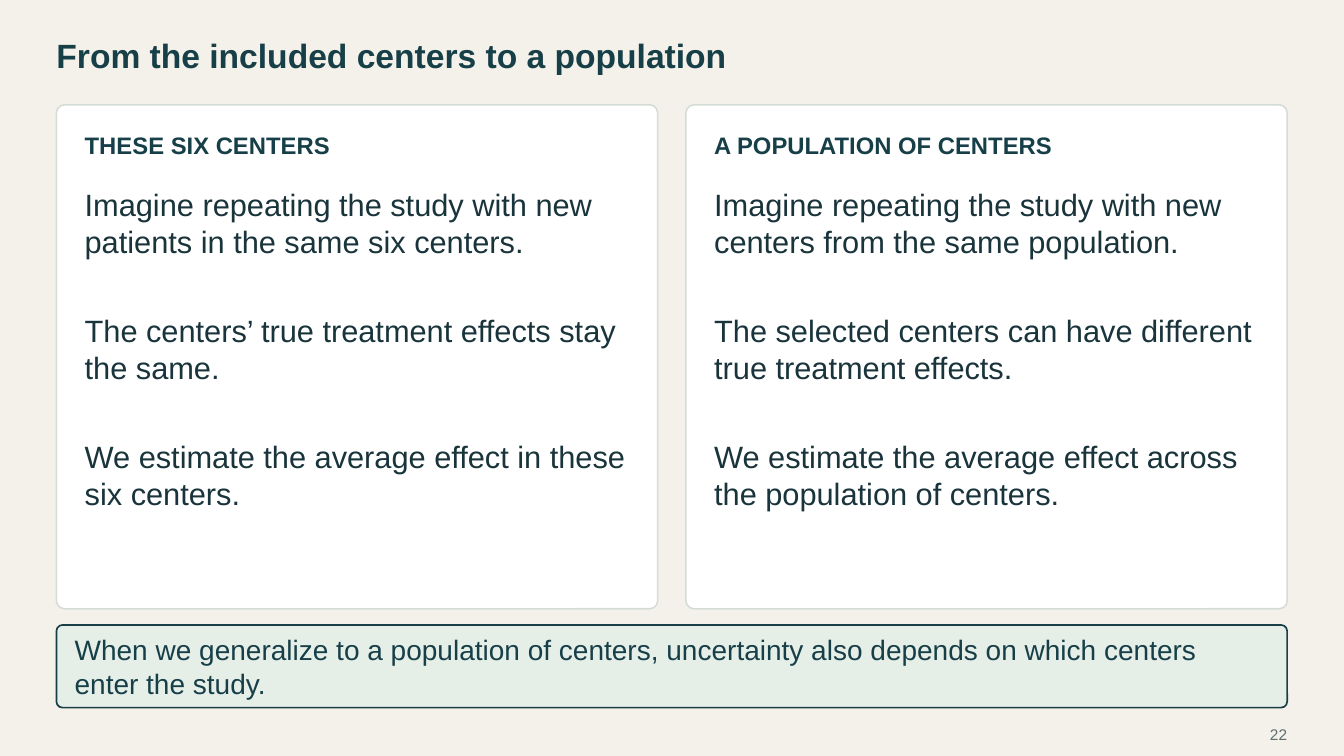
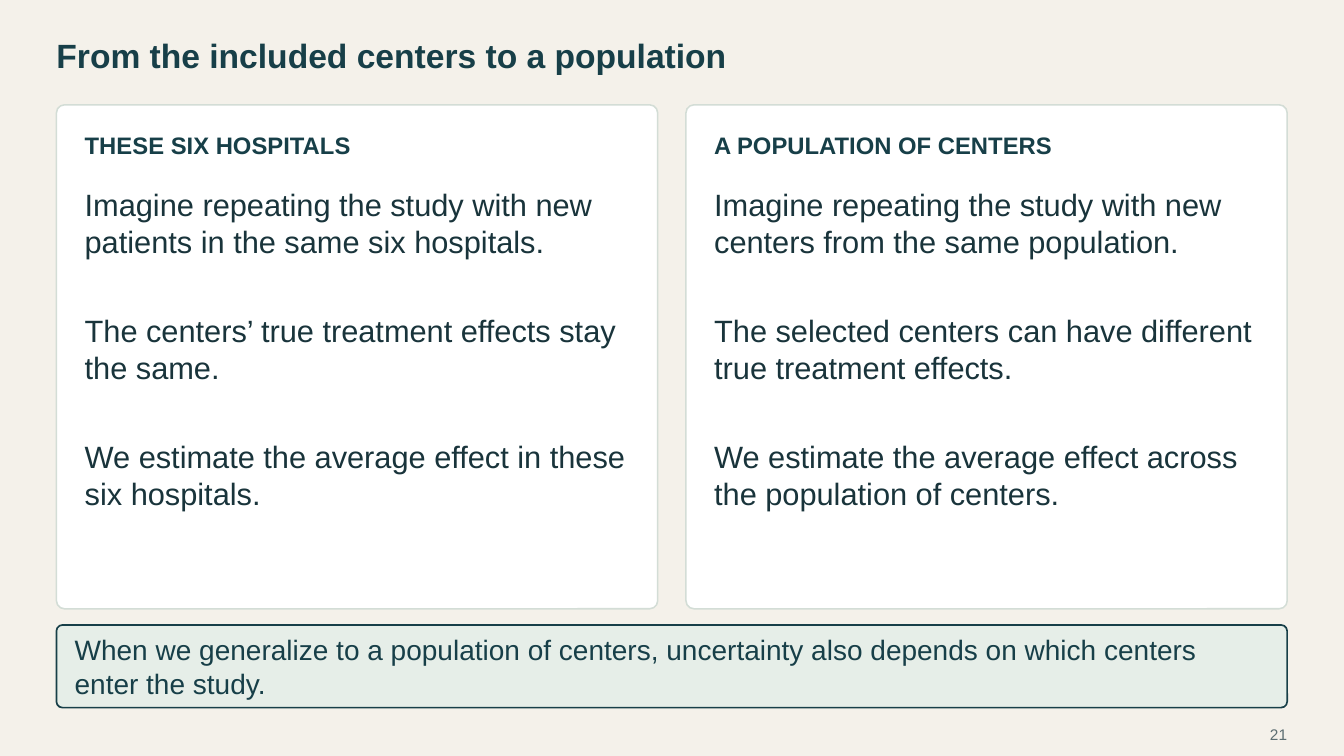
Before and after one commit to Postmus/BeyondMLR, a slide deck: slide 21 of lectures_2627/week2/Beyond_MLR_Week_2.pptx (slide 22 before the commit). Drawn at 1344x756 pixels with LibreOffice and Linux fonts; fonts in the diff are those of the drawing. Boxes give left, top, right and bottom in pixels: in the first picture for what was removed or moved away, otherwise in the second. Text is boxed around its words. In the diff, an @@ line names an element or a change of style, - is before the commit and + after.

```diff
--- a/lectures_2627/week2/Beyond_MLR_Week_2.pptx
+++ b/lectures_2627/week2/Beyond_MLR_Week_2.pptx
@@ text at <box>85,137,351,155</box>: text changed @@
-THESE SIX CENTERS
+THESE SIX HOSPITALS
@@ text at <box>85,193,592,258</box>: text changed @@
-Imagine repeating the study with new patients in the same six centers.
+Imagine repeating the study with new patients in the same six hospitals.
@@ text at <box>85,445,625,510</box>: text changed @@
-We estimate the average effect in these six centers.
+We estimate the average effect in these six hospitals.
@@ page number at <box>1270,729,1287,740</box>: text changed @@
-22
+21
```
Also in this commit, not shown: 15 other slides changed, 3 slides added, 4 slides removed, 49 other files.
